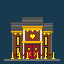
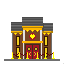
Comparing the layer stacks of the two 64px x 64px images. Changes:
painted on "Outline" over [0,0,64,64]
hid "Layer 1", painted on it over [0,0,64,64]
